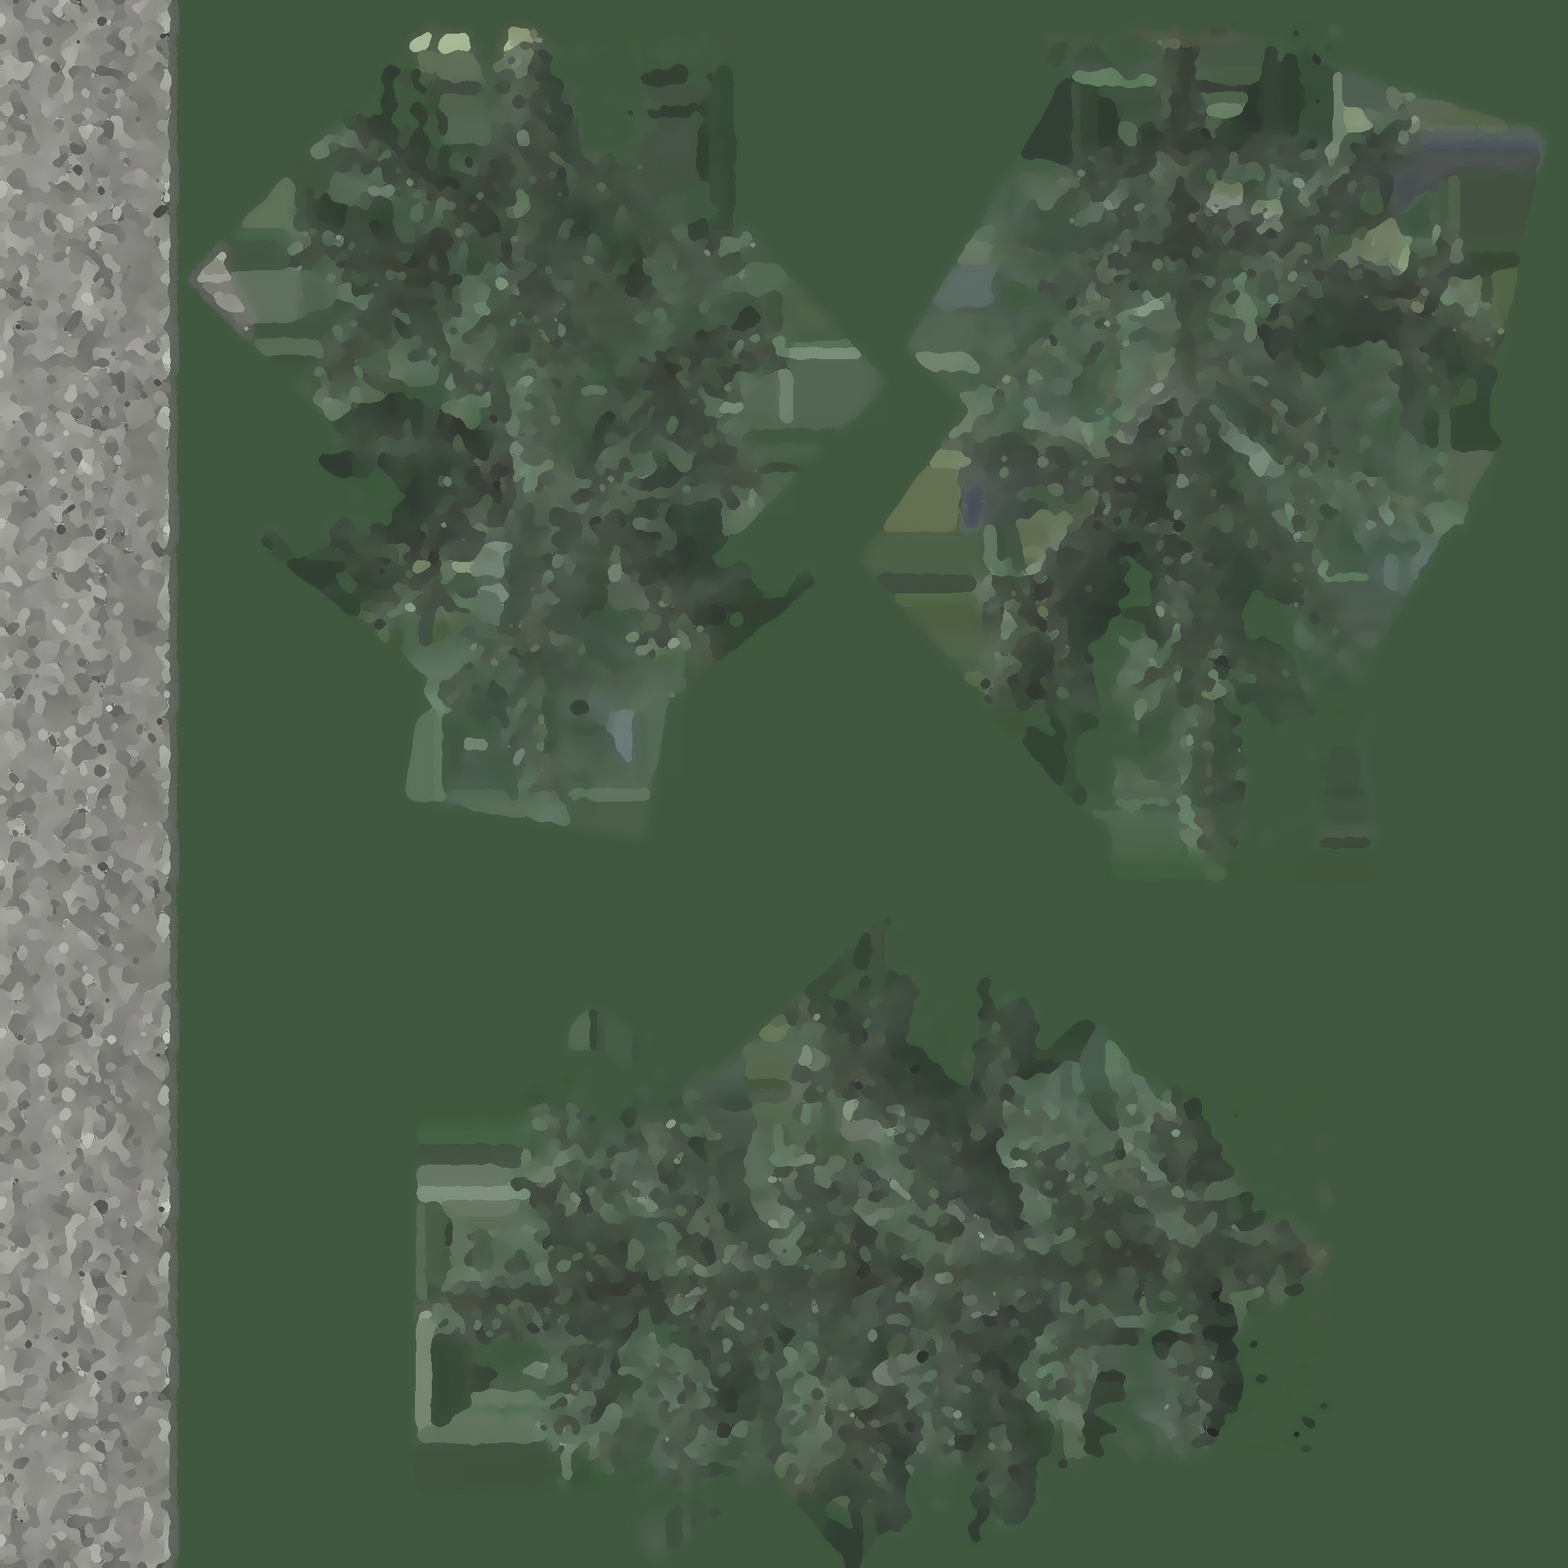
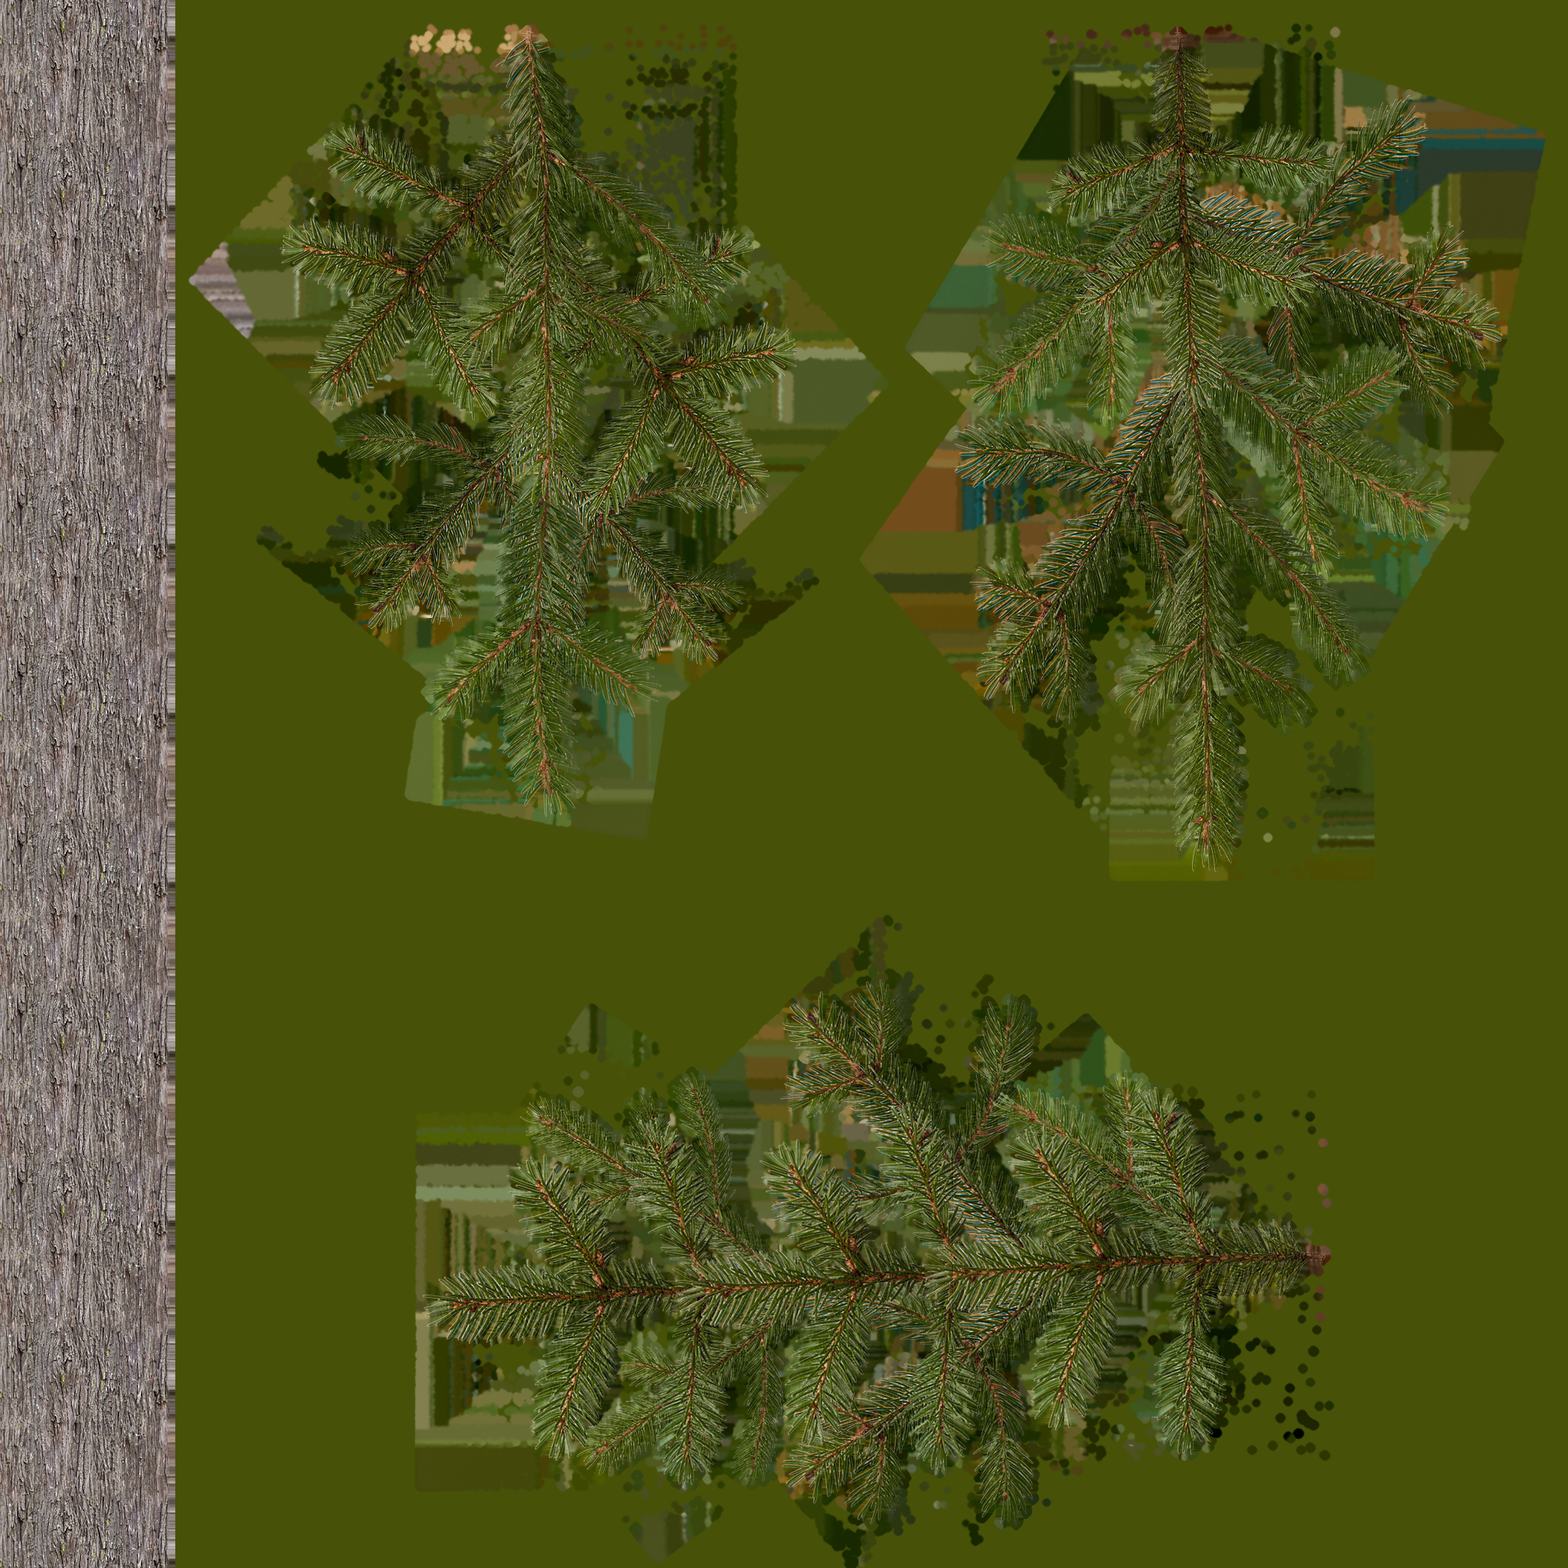
The second 1568×1568 image is a revision of the first. Changes to its layers:
removed layer "Background" over [0, 0, 1568, 1568]